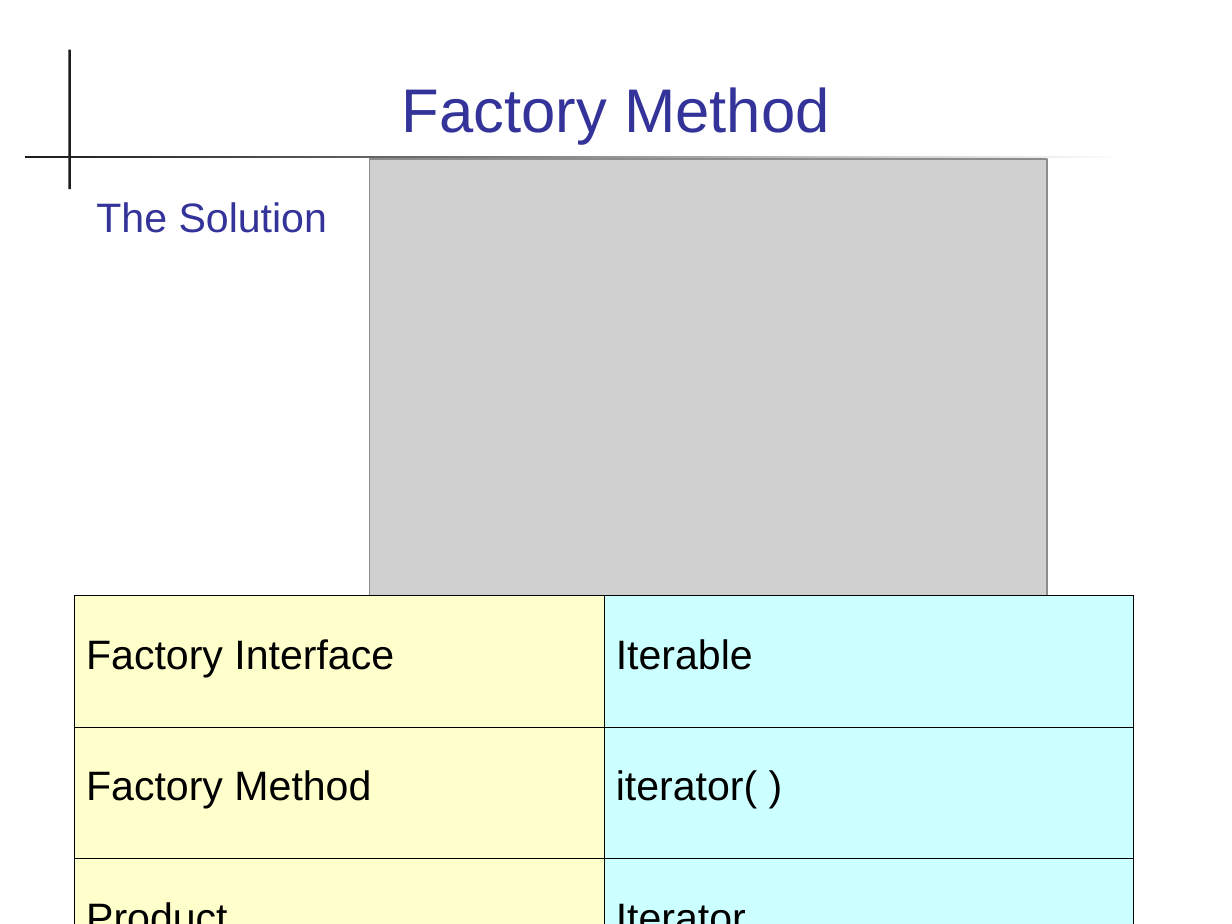
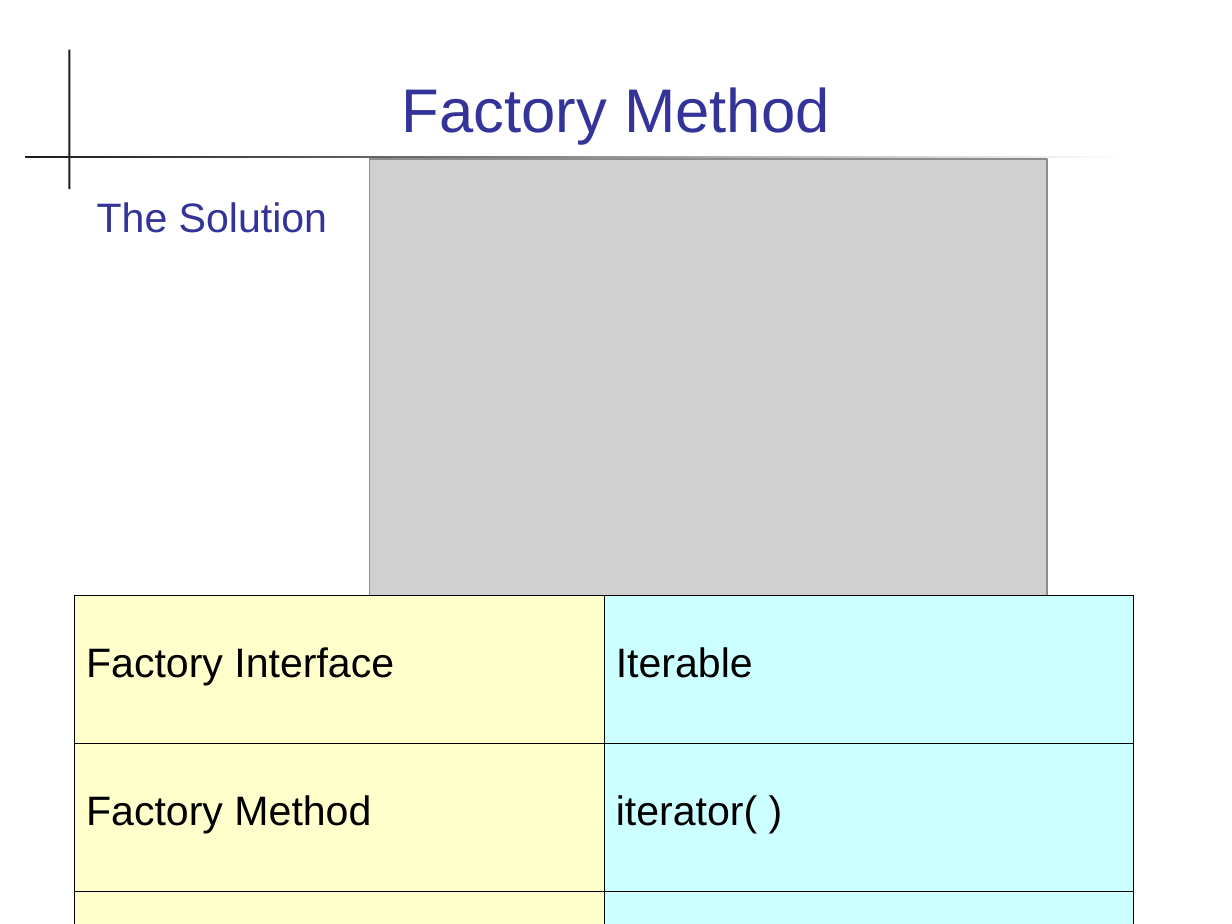
Before and after one commit to skeoop/skeoop.github.io, a slide deck: slide 17 of patterns/Design-Patterns.ppt (slide 18 before the commit). Drawn at 1232x924 pixels with LibreOffice and Linux fonts; fonts in the diff are those of the drawing; grey boxes stand for pictures. Boxes give left, top, right and bottom in pixels: in the first picture for what was removed or moved away, otherwise in the second. Text is boxed around its words. In the diff, an @@ line names an element or a change of style, - is before the commit and + after.

```diff
--- a/patterns/Design-Patterns.ppt
+++ b/patterns/Design-Patterns.ppt
@@ table at bbox=[74, 595, 1133, 924] @@
@@ line spacing 0.59 to 0.56 @@
```
Also in this commit, not shown: 1 slide removed, 4 other files.
